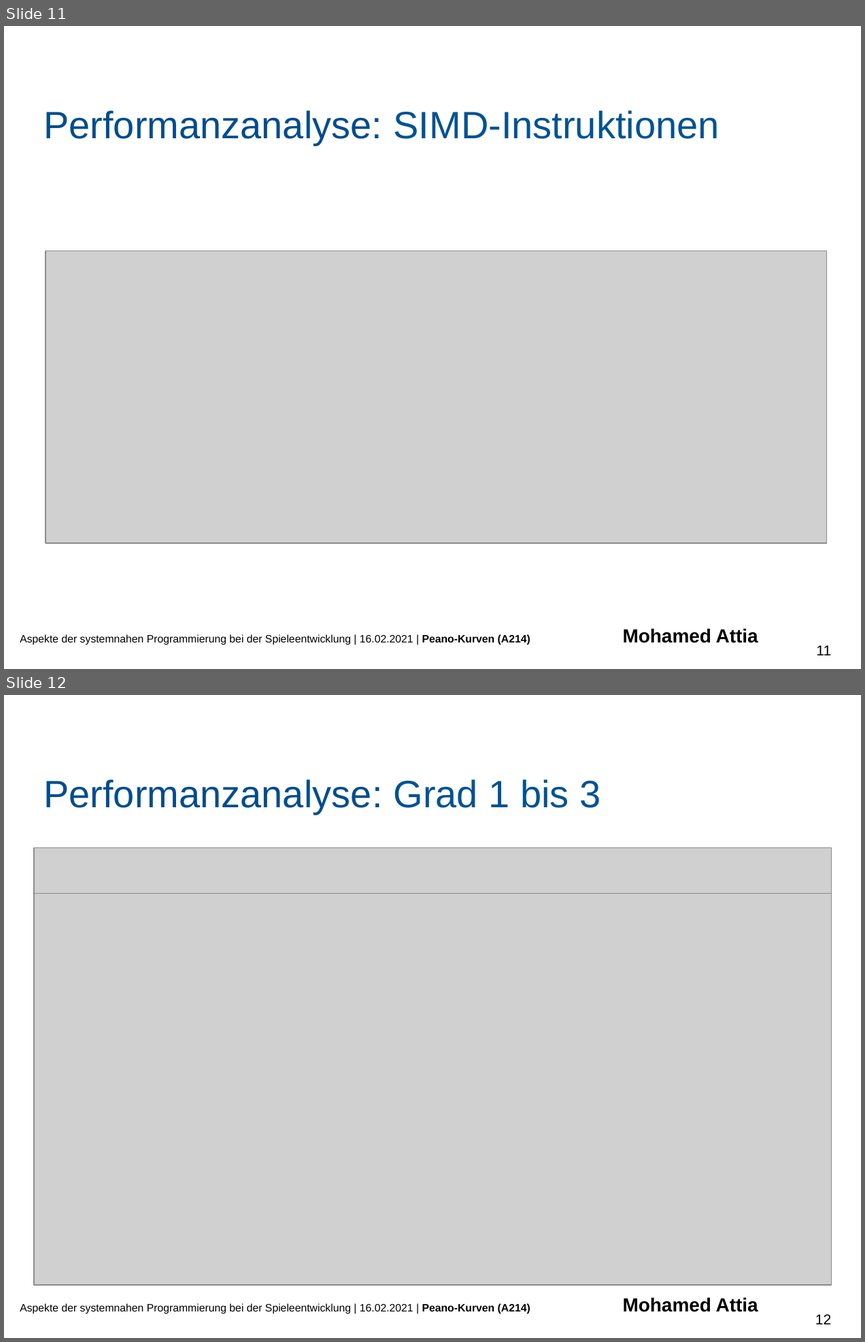
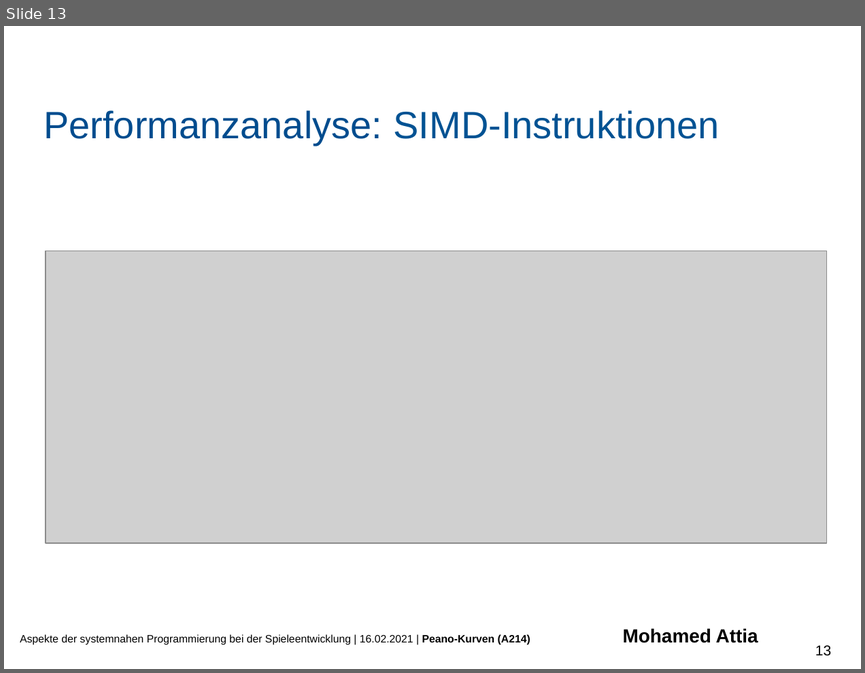
Before and after one commit to PaddlePad/ASP-Peano, a slide deck: Ausarbeitung/präzi.pptx. Shown one above the other, each under a label of ours: slides 11 and 12 before the commit, slide 13 after it. The pictures are 865x1342 and 865x673 pixels, drawn with LibreOffice and Linux fonts; fonts in the diff are those of the drawing; grey boxes stand for pictures; background and template pictures are left out. Boxes give left, top, right and bottom in pixels: in the first picture for what was removed or moved away, otherwise in the second. Text is boxed around its words. In the diff, an @@ line names an element or a change of style, - is before the commit and + after.

```diff
--- a/Ausarbeitung/präzi.pptx
+++ b/Ausarbeitung/präzi.pptx
@@ slide 12 removed at box(4, 695, 861, 1338), background #FFFFFF @@
@@ text removed at box(43, 779, 600, 815) @@
-Performanzanalyse: Grad 1 bis 3
@@ picture removed at box(34, 849, 832, 1285) @@
@@ picture removed at box(34, 847, 832, 893) @@
@@ text removed at box(20, 1297, 758, 1314) @@
-Aspekte der systemnahen Programmierung bei der Spieleentwicklung | 16.02.2021 | Peano-Kurven (A214) Mohamed Attia
@@ page number removed at box(815, 1314, 831, 1324) @@
-12
@@ what was slide 11 is now slide 13 @@
@@ page number at box(815, 645, 831, 656): text changed @@
-11
+13
```
Also in this commit, not shown: 1 slide changed.
